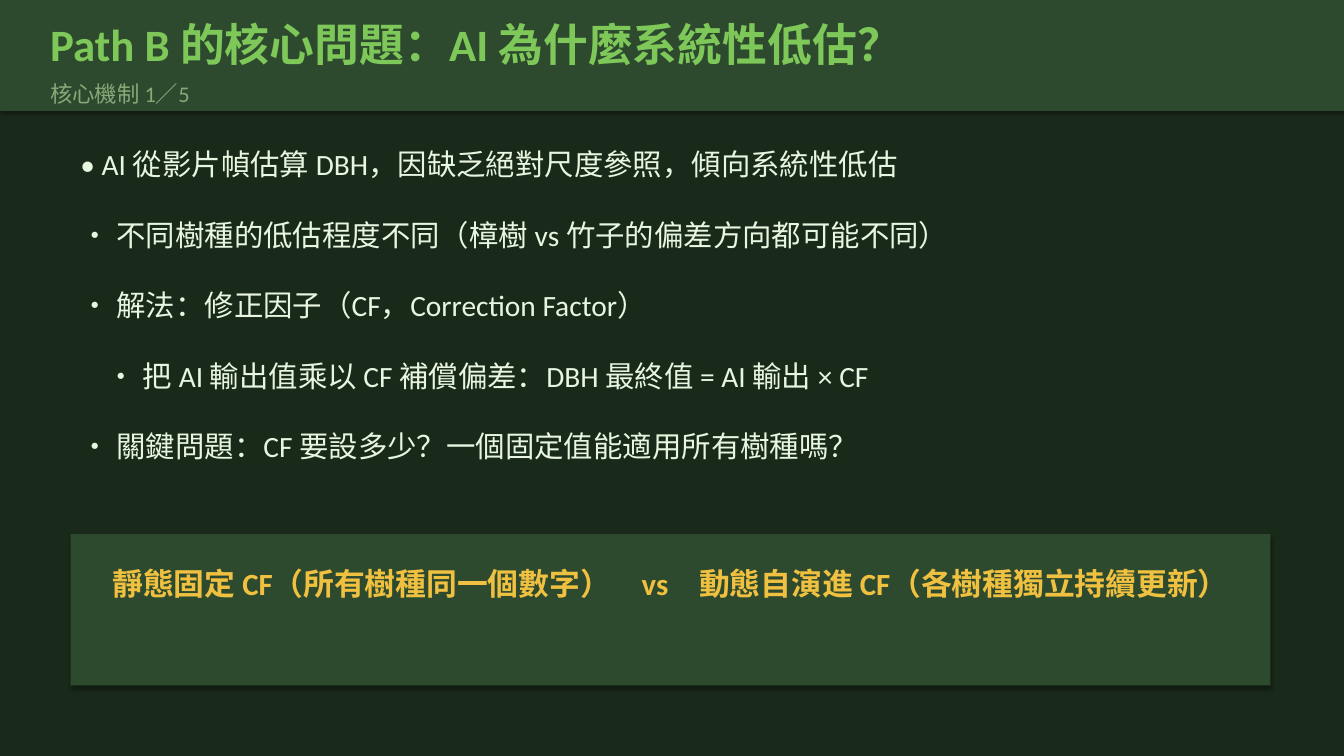
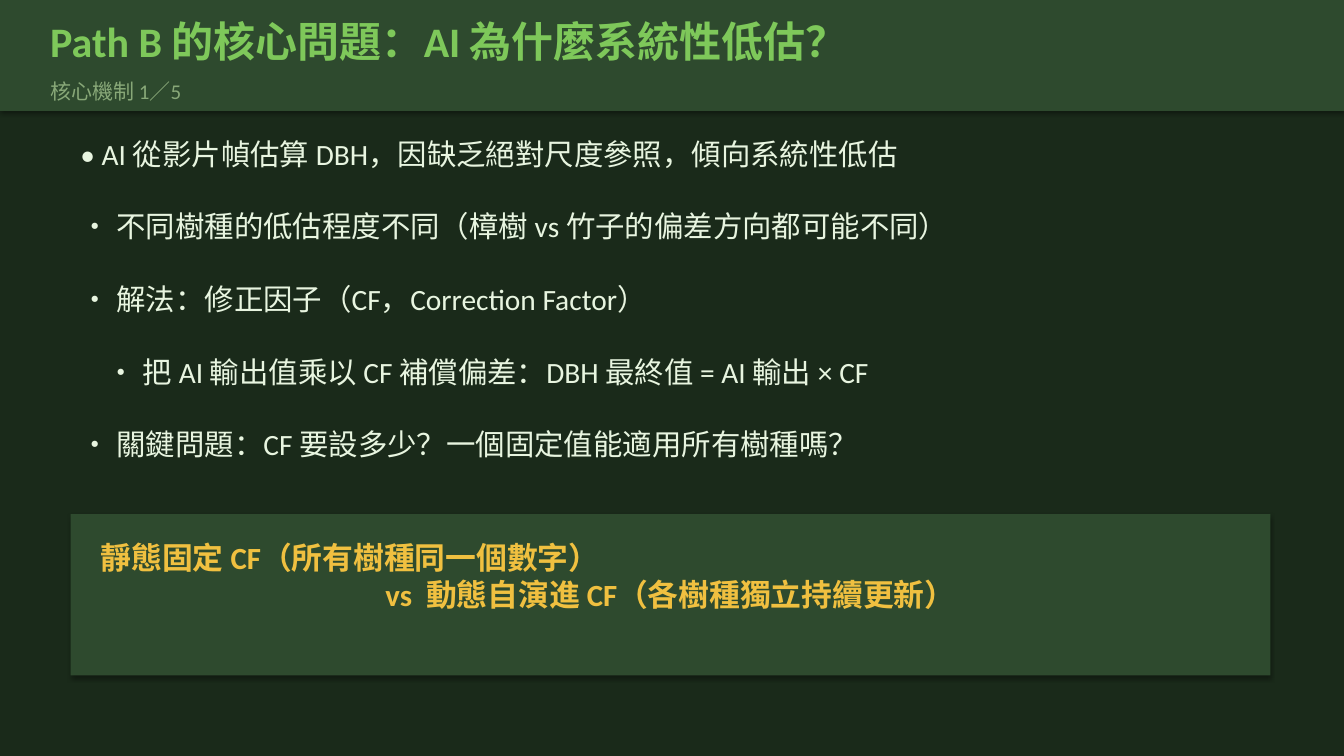
Before and after one commit to Yuchiaoniu/forest-carbon-measurement, a slide deck: slide 17 of public/thesis_defense.pptx (slide 9 before the commit). Drawn at 1344x756 pixels with LibreOffice and Linux fonts; fonts in the diff are those of the drawing. Boxes give left, top, right and bottom in pixels: in the first picture for what was removed or moved away, otherwise in the second. Text is boxed around its words. In the diff, an @@ line names an element or a change of style, - is before the commit and + after.

```diff
--- a/public/thesis_defense.pptx
+++ b/public/thesis_defense.pptx
@@ text "Path B 的核心問題：AI 為什麼系統性低估？" at [50, 21, 848, 61]: size 32 to 30 pt @@
@@ text "核心機制 1／5" at [50, 81, 181, 101]: size 16 to 15 pt @@
@@ text "• AI 從影片幀估算 DBH，因缺乏絕對尺度參照，傾向系統性低估": place and size @@
-text "• AI 從影片幀估算 DBH，因缺乏絕對尺度參照，傾向系統性低估" at [102, 150, 898, 178]
+text "• AI 從影片幀估算 DBH，因缺乏絕對尺度參照，傾向系統性低估" at [102, 140, 898, 168]
@@ text "• 不同樹種的低估程度不同（樟樹 vs 竹子的偏差方向都可能不同）": place and size @@
-text "• 不同樹種的低估程度不同（樟樹 vs 竹子的偏差方向都可能不同）" at [116, 221, 948, 249]
+text "• 不同樹種的低估程度不同（樟樹 vs 竹子的偏差方向都可能不同）" at [116, 212, 948, 240]
@@ text "• 解法：修正因子（CF，Correction Factor）": place and size @@
-text "• 解法：修正因子（CF，Correction Factor）" at [116, 291, 647, 319]
+text "• 解法：修正因子（CF，Correction Factor）" at [116, 285, 647, 313]
@@ text "• 把 AI 輸出值乘以 CF ...": place and size @@
-text "• 把 AI 輸出值乘以 CF ..." at [143, 362, 868, 390]
+text "• 把 AI 輸出值乘以 CF ..." at [143, 358, 868, 386]
@@ rectangle: place and size @@
-rectangle at [71, 534, 1270, 686]
+rectangle at [71, 514, 1270, 676]
@@ text "靜態固定 CF（所有樹種同一個數字） vs 動態自演進 CF（各樹種獨立持續更新）" rewrapped from [112, 568, 1229, 598] to [101, 542, 956, 609] @@
```
Also in this commit, not shown: 27 other slides changed, 12 slides added, 1 slide removed, 2 other files.
